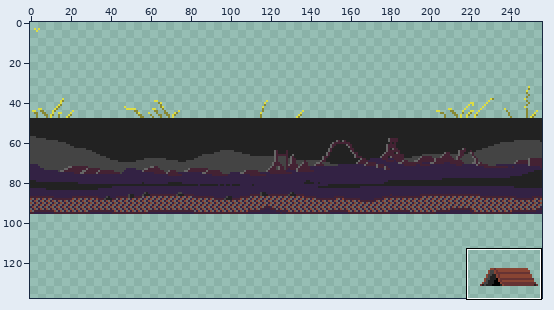
Sprite sheet -- umon/art/imgs/world_01.png. The first picture is a wide view before the edit; the outline marks the close-up.
Close-up. Before the commit:
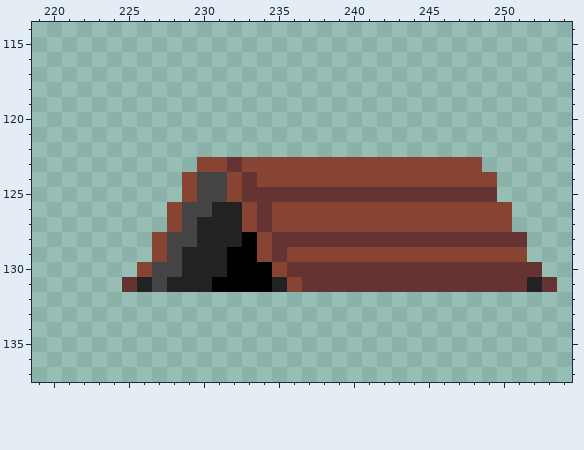
The file is 256x144 pixels. Shown: x 219..254, y 114..137. The wide view leaves out empty margins.
After:
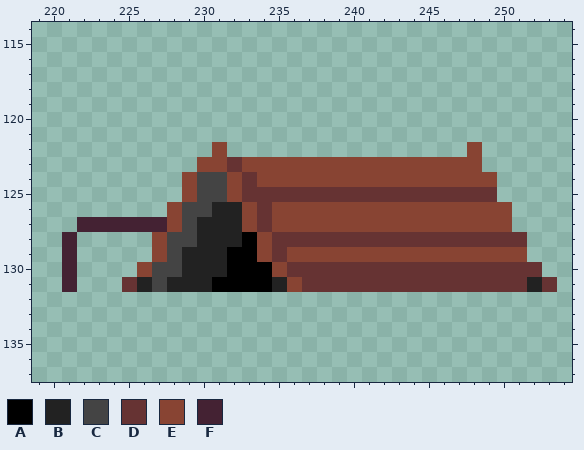
Palette (. is transparent): A #000000  B #222222  C #444444  D #663333  E #884433  F #442233
From old to new:
Colour E now appears in row 122 at x 231 and 248.
Colour F now appears in row 127 at x 222 to 227; in rows 128 to 131 at x 221.
